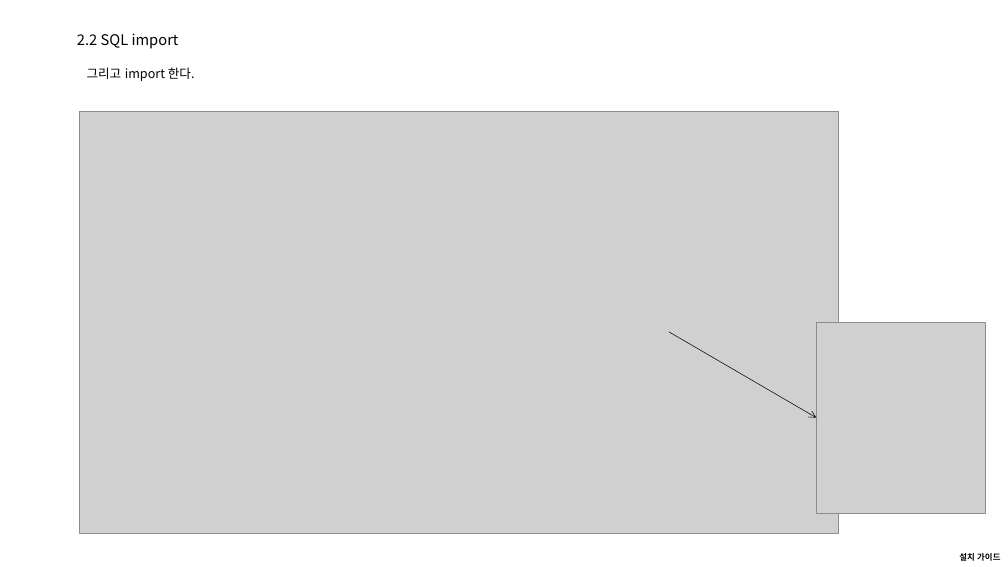
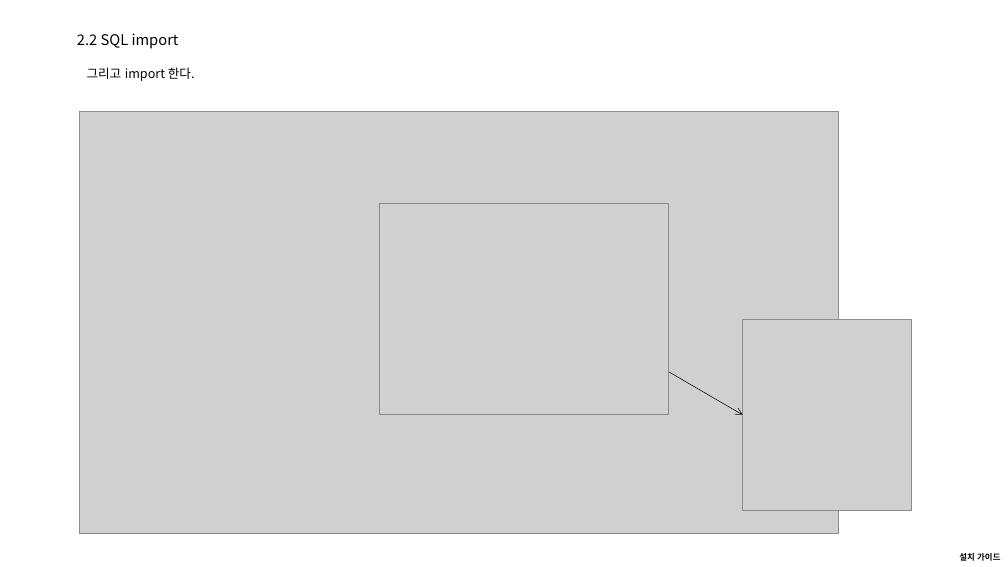
Before and after one commit to naiyumie/nboard, a slide deck: slide 7 of ref/00.architect/04. install guide(설치 가이드).pptx. Drawn at 1008x567 pixels with LibreOffice and Linux fonts; fonts in the diff are those of the drawing; grey boxes stand for pictures. Boxes give left, top, right and bottom in pixels: in the first picture for what was removed or moved away, otherwise in the second. Text is boxed around its words. In the diff, an @@ line names an element or a change of style, - is before the commit and + after.

```diff
--- a/ref/00.architect/04. install guide(설치 가이드).pptx
+++ b/ref/00.architect/04. install guide(설치 가이드).pptx
@@ picture added at [379, 203, 668, 414] @@
@@ arrow moved from (669, 332) - (817, 417) to (595, 329) - (743, 415) @@
@@ picture: place and size @@
-picture at [817, 322, 986, 513]
+picture at [743, 320, 912, 510]
```
Also in this commit, not shown: 6 other slides changed, 6 slides added, 1 slide removed, 4 other files.
